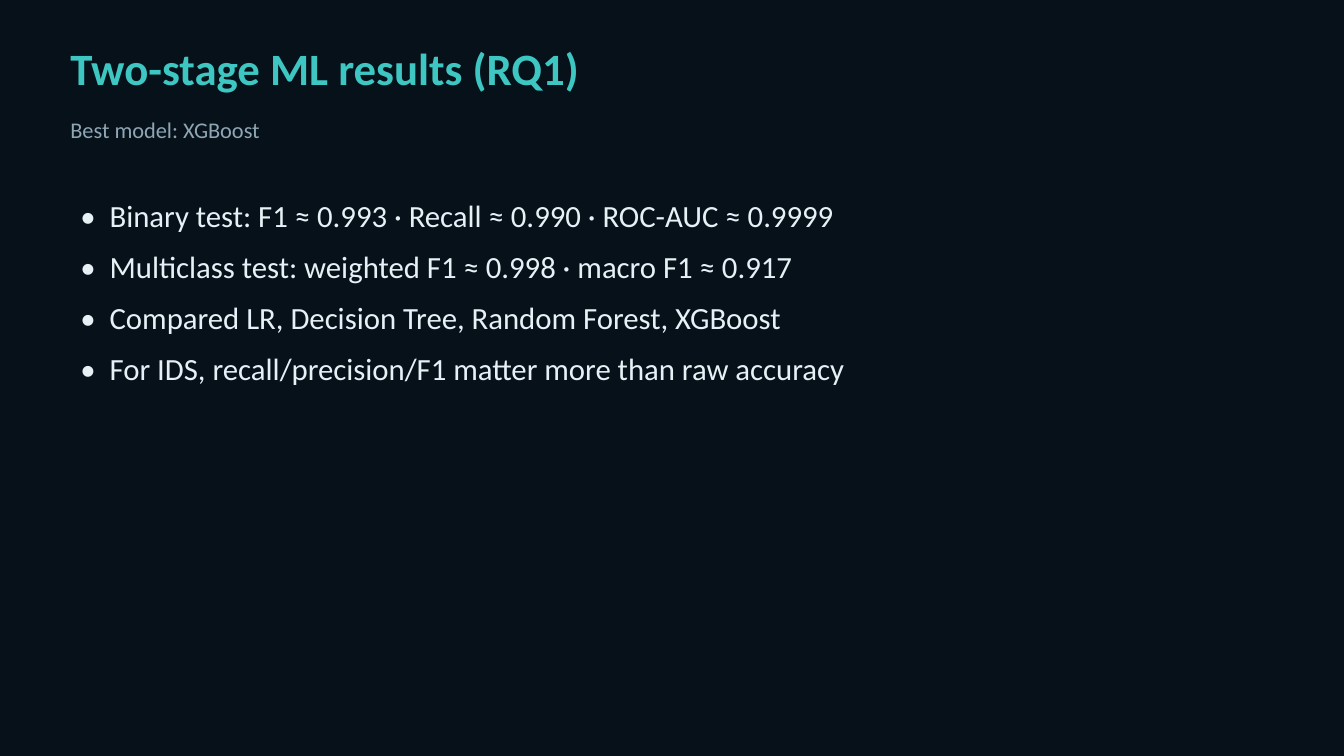
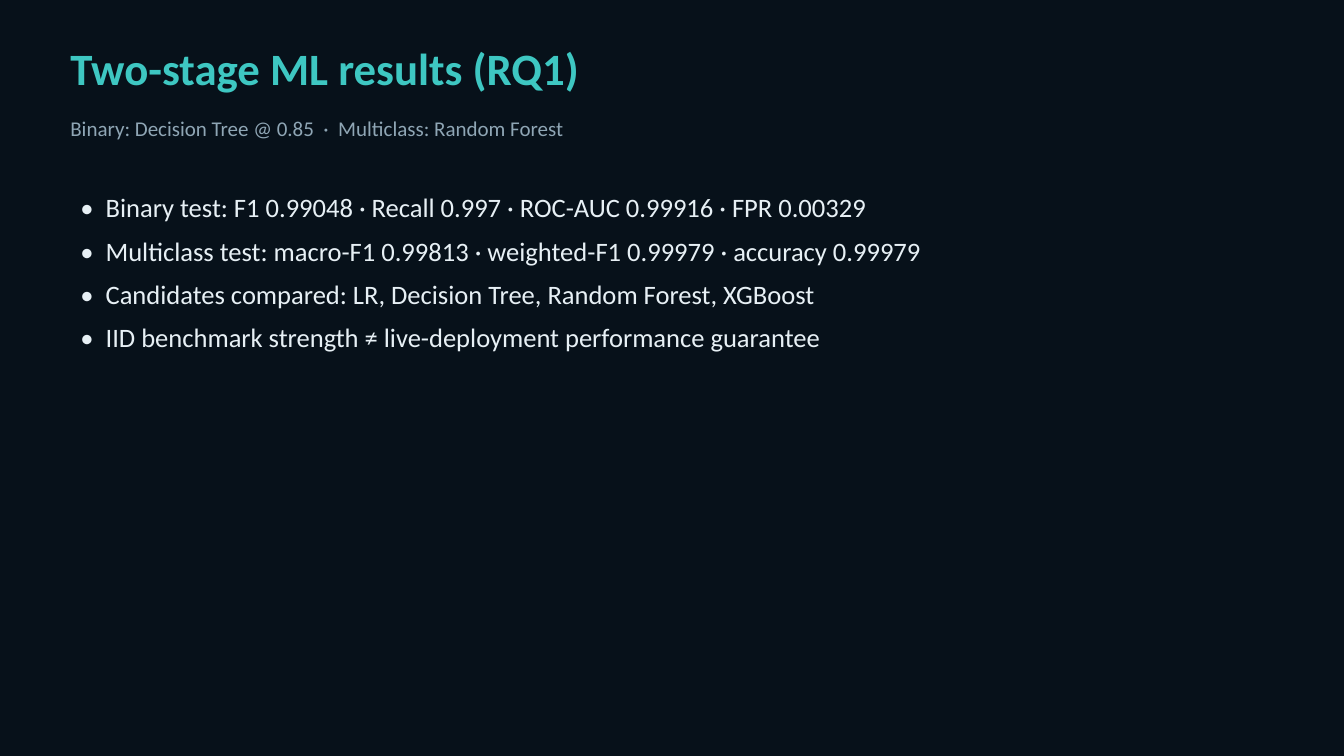
Before and after one commit to Dolendra/Intelligent-Machine-Learning-Based-Intrusion-Detection-and-Attack-Defense-Simulation-System, a slide deck: slide 6 of docs/Aegis_IDS_Viva_Presentation.pptx. Drawn at 1344x756 pixels with LibreOffice and Linux fonts; fonts in the diff are those of the drawing. Boxes give left, top, right and bottom in pixels: in the first picture for what was removed or moved away, otherwise in the second. Text is boxed around its words. In the diff, an @@ line names an element or a change of style, - is before the commit and + after.

```diff
--- a/docs/Aegis_IDS_Viva_Presentation.pptx
+++ b/docs/Aegis_IDS_Viva_Presentation.pptx
@@ text at bbox=[70, 121, 563, 140]: text changed; size 16 to 15 pt @@
-Best model: XGBoost
+Binary: Decision Tree @ 0.85 · Multiclass: Random Forest
@@ text at bbox=[106, 198, 920, 352]: text changed; size 22 to 19 pt @@
-• Binary test: F1 ≈ 0.993 · Recall ≈ 0.990 · ROC-AUC ≈ 0.9999
-• Multiclass test: weighted F1 ≈ 0.998 · macro F1 ≈ 0.917
-• Compared LR, Decision Tree, Random Forest, XGBoost
-• For IDS, recall/precision/F1 matter more than raw accuracy
+• Binary test: F1 0.99048 · Recall 0.997 · ROC-AUC 0.99916 · FPR 0.00329
+• Multiclass test: macro-F1 0.99813 · weighted-F1 0.99979 · accuracy 0.99979
+• Candidates compared: LR, Decision Tree, Random Forest, XGBoost
+• IID benchmark strength ≠ live-deployment performance guarantee
```
Also in this commit, not shown: 9 other slides changed, 5 slides added, 2 slides removed, 2 other files.
